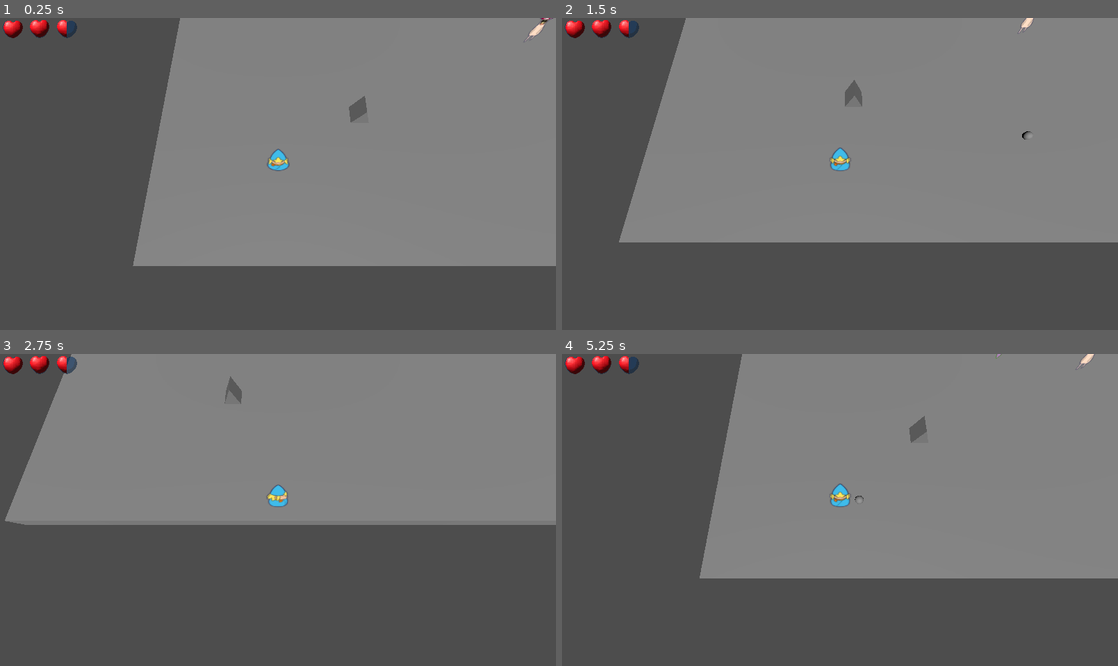
Above: before the commit, frames 1-4 (two rows, left to right).
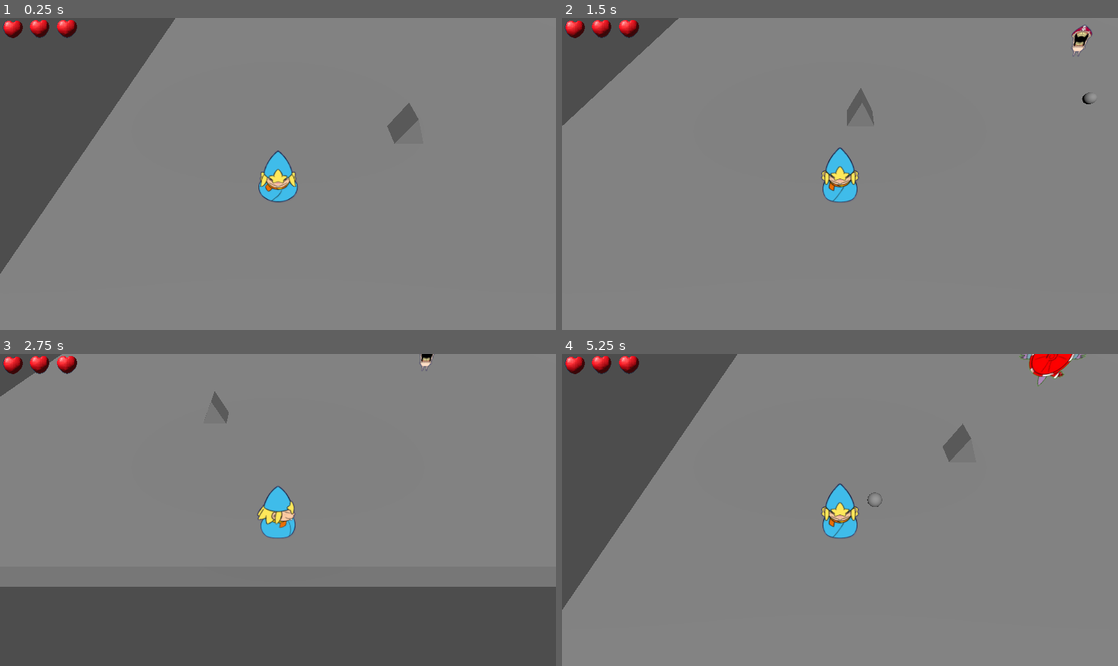
Above: after the commit, the same moments.

Repository: gusrezende/ThePartyOfLosersGodotVer
Game: Godot game, scene res://MainTest.tscn
Two runs of this game, one before a commit and one after it. Both use one fixed random seed, a clock stepped at 60 frames per second and the inputs below.
Inputs (mouse positions are in pixels of both pictures, inside the frame that each line leads up to):
- Up to frame 1 (0.25 s): no input
- Up to frame 2 (1.5 s): move the mouse to (962, 158) at 0.52 s; hold D (move_right) 0.53-1.28 s; tap E at 0.6, 1.35 s; click (962, 158) at 0.67 s; move the mouse to (728, 189) at 1.27 s; hold S (move_back) from 1.28 s (still down)
- Up to frame 3 (2.75 s): move the mouse to (333, 441) at 2.02 s; release S (move_back) at 2.03 s; hold D (move_right) from 2.03 s (still down); tap E at 2.1 s
- Up to frame 4 (5.25 s): move the mouse to (812, 572) at 2.77 s; release D (move_right) at 2.78 s; hold W (move_forward) 2.78-3.53 s; tap E every 0.75 s from 2.85 to 5.1 s; click (812, 572) at 2.92 s; move the mouse to (1006, 556) at 3.52 s; hold A (move_left) 3.53-5.03 s; move the mouse to (673, 463) at 4.27 s; move the mouse to (867, 510) at 5.02 s; hold S (move_back) from 5.03 s (still down); click (867, 510) at 5.17 s

The runs differ from the first frame. In frame 1, 31% of the frame differs, in the area x 0-100%, y 0-100%; in frame 2, 38%; in frame 3, 24%; in frame 4, 38%.

Commit message:
Enemy fixed

Diff:
--- a/Dungeon1/dungeon1.tscn
+++ b/Dungeon1/dungeon1.tscn
@@ -280,16 +280,16 @@
 omni_range = 9.718122
 
 [node name="Player" parent="." unique_id=1477526133 instance=ExtResource("6_kf38n")]
-transform = Transform3D(1, 0, 0, 0, 1, 0, 0, 0, 1, 3.3062897, 0, 14.64906)
+transform = Transform3D(1, 0, 0, 0, 1, 0, 0, 0, 1, 3.3062897, -0.34844565, 14.64906)
 
 [node name="Enemy1" parent="." unique_id=1396215999 groups=["enemy"] instance=ExtResource("7_c4i6m")]
-transform = Transform3D(1, 0, 0, 0, 1, 0, 0, 0, 1, 5.681492, 0.3776884, 4.9042816)
+transform = Transform3D(1, 0, 0, 0, 1, 0, 0, 0, 1, 5.681492, -0.2729987, 4.9042816)
 
 [node name="MashroomPickUp" parent="." unique_id=800666980 instance=ExtResource("8_rcoht")]
 transform = Transform3D(1, 0, 0, 0, 1, 0, 0, 0, 1, 3.794211, -0.11153889, 0.09025955)
 
 [node name="Enemy2" parent="." unique_id=1445308736 groups=["enemy"] instance=ExtResource("7_c4i6m")]
-transform = Transform3D(3.603017, 0, 0, 0, 3.603017, 0, 0, 0, 3.603017, 15.749612, 1.5470039, 1.5529504)
+transform = Transform3D(3.603017, 0, 0, 0, 3.603017, 0, 0, 0, 3.603017, 15.75, 1, 1.553)
 
 [node name="Pedinte" parent="." unique_id=713960368 instance=ExtResource("9_18j48")]
 transform = Transform3D(0.82391256, 0, 0, 0, 0.82391256, 0, 0, 0, 0.82391256, 6.2005963, -1.2308521, -0.12939644)
--- a/Enemy1/enemy_1.tscn
+++ b/Enemy1/enemy_1.tscn
@@ -45,7 +45,5 @@
 [node name="AnimatedSprite3D" type="AnimatedSprite3D" parent="." unique_id=1500460267]
 transform = Transform3D(0.52127725, 0, 0, 0, 0.48229077, 0.19780186, 0, -0.19780186, 0.48229077, 0, 0, 0)
 sprite_frames = SubResource("SpriteFrames_g4v7s")
-animation = &"chasing"
-frame = 1
-frame_progress = 0.71931064
+animation = &"attack"
 speed_scale = 2.0
--- a/PlayerMage/player.gd
+++ b/PlayerMage/player.gd
@@ -2,7 +2,7 @@
 
 const SPEED = 5.0
 const JUMP_VELOCITY = 4.5
-const MAX_HP = 5
+const MAX_HP = 6
 const KNOCKBACK_FORCE = 6.0
 const KNOCKBACK_DURATION = 0.2
 const FLASH_DURATION = 0.3
--- a/PlayerMage/player.tscn
+++ b/PlayerMage/player.tscn
@@ -85,7 +85,8 @@
 speed_scale = 2.0
 
 [node name="Camera3D" type="Camera3D" parent="." unique_id=1319799575]
-transform = Transform3D(1, 0, 0, 0, 0.29067382, 0.9568223, 0, -0.9568223, 0.29067382, 4.7683716e-07, 8.960051, 3.3218274)
+transform = Transform3D(1, 0, 0, 0, 0.69933486, 0.7147943, 0, -0.7147943, 0.69933486, 4.7683716e-07, 5.660881, 5.294056)
+fov = 55.15981
 
 [node name="HeldMushroom" type="Sprite3D" parent="." unique_id=784663824]
 transform = Transform3D(1.91383, 0, 0, 0, 1.6309448, 1.0013813, 0, -1.0013813, 1.6309448, 0, 0.95317197, 0)
